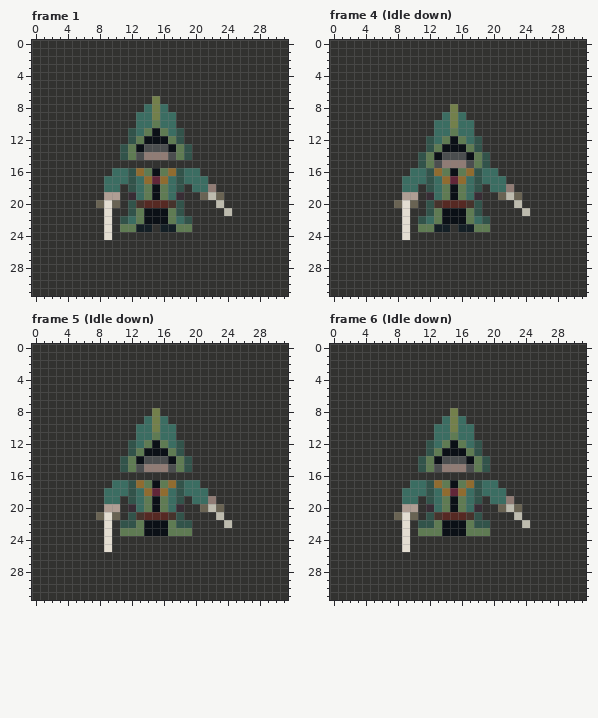
A pixel-art file gets an edit: Assets/Sprites/Hero.ase. Above: the version before the commit.
32x32 pixels, 28 frames. Colours within 5 levels of each other are drawn and written as one. Shown: frame 1, frame 4 (Idle down), frame 5 (Idle down), frame 6 (Idle down). The commit also changed other frames, which this record leaves out.
The result:
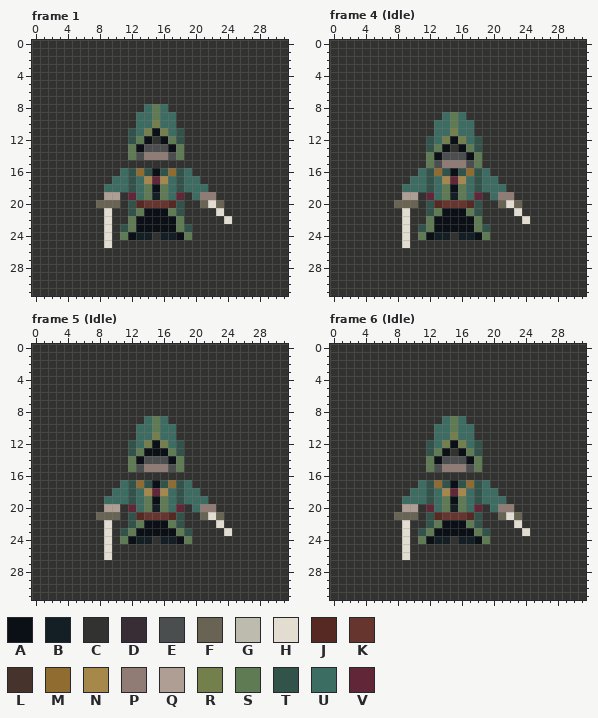
Palette (. is transparent): A #0b1016  B #141f25  C #323230  D #382d35  E #4b4e4f  F #696353  G #bdbbae  H #e3ddd1  J #562923  K #66352e  L #46332c  M #906c30  N #a6884a  P #907c75  Q #af9e94  R #73804b  S #5f7b53  T #32534a  U #3b6d62  V #612638
Diff:
layer "Arm 2" added
layer "Dagger1" removed
Frame 1:
y 7: x 15 R -> C
y 8..9: x 15 R -> S
y 10: x 15 S -> R
y 11: x 14 S -> R; x 16 S -> R
y 12: x 15 A -> C
y 13..14: x 11 T -> C; x 19 T -> C
y 16: x 10 U -> C; x 14 S -> T; x 16 S -> T; x 20 U -> C
y 17: x 9 U -> C; x 14 M -> N; x 16 M -> N; x 21 U -> C
y 18: x 11 C -> U; x 19 C -> U; x 22 P -> C
y 19: x 12 D -> V; x 15 A -> B; x 18 D -> V; x 20..23 CFGF -> UPPC
y 20: x 9 H -> F; x 13..17 LJJJL -> JKKKJ; x 21..23 CCG -> FHF
y 21: x 23..24 CG -> HC
y 22: x 11..13 TUS -> CSA; x 17..19 SUT -> ASC; x 24 C -> H
y 23: x 11 S -> T; x 13..17 BBCBB -> AAAAA; x 19 S -> T
y 24: x 11..14 CCCC -> SABB; x 16..19 CCCC -> BBAS
y 25: x 9 C -> H
Frame 4 (Idle):
y 8: x 15 R -> C
y 9..10: x 15 R -> S
y 11: x 15 S -> R
y 12: x 14 S -> R; x 16 S -> R
y 13: x 15 A -> C
y 14..15: x 11 T -> C; x 19 T -> C
y 16: x 10 U -> C; x 14 S -> T; x 16 S -> T; x 20 U -> C
y 17: x 9 U -> C; x 14 M -> N; x 16 M -> N; x 21 U -> C
y 18: x 11 C -> U; x 19 C -> U; x 22 P -> C
y 19: x 12 D -> V; x 15 A -> B; x 18 D -> V; x 20..23 CFGF -> UPPC
y 20: x 9 H -> F; x 13..17 LJJJL -> JKKKJ; x 21..23 CCG -> FHF
y 21: x 23..24 CG -> HC
y 22: x 11..13 TUS -> CSA; x 17..19 SUT -> ASC; x 24 C -> H
y 23: x 11 S -> T; x 13..17 BBCBB -> AAAAA; x 19 S -> T
y 24: x 11..14 CCCC -> SABB; x 16..19 CCCC -> BBAS
y 25: x 9 C -> H
Frame 5 (Idle):
y 8: x 15 R -> C
y 9..10: x 15 R -> S
y 11: x 15 S -> R
y 12: x 14 S -> R; x 16 S -> R
y 14..15: x 11 T -> C; x 19 T -> C
y 17: x 10 U -> C; x 14 S -> T; x 16 S -> T; x 20 U -> C
y 18: x 9 U -> C; x 14 M -> N; x 16 M -> N; x 21 U -> C
y 19: x 11 C -> U; x 19 C -> U; x 22 P -> C
y 20: x 12 D -> V; x 15 A -> B; x 18 D -> V; x 20..23 CFGF -> UPPC
y 21: x 9 H -> F; x 13..17 LJJJL -> JKKKJ; x 21..23 CCG -> FHF
y 22: x 11 T -> C; x 19 T -> C; x 23..24 CG -> HC
y 23: x 11 S -> T; x 13 S -> A; x 17 S -> A; x 19 S -> T; x 24 C -> H
y 24: x 11..14 CCCC -> SABB; x 16..19 CCCC -> BBAS
y 26: x 9 C -> H
Frame 6 (Idle):
y 8: x 15 R -> C
y 9..10: x 15 R -> S
y 11: x 15 S -> R
y 12: x 14 S -> R; x 16 S -> R
y 13: x 15 A -> C
y 14..15: x 11 T -> C; x 19 T -> C
y 17: x 10 U -> C; x 14 S -> T; x 16 S -> T; x 20 U -> C
y 18: x 9 U -> C; x 14 M -> N; x 16 M -> N; x 21 U -> C
y 19: x 11 C -> U; x 19 C -> U; x 22 P -> C
y 20: x 12 D -> V; x 15 A -> B; x 18 D -> V; x 20..23 CFGF -> UPPC
y 21: x 9 H -> F; x 13..17 LJJJL -> JKKKJ; x 21..23 CCG -> FHF
y 22: x 11 T -> C; x 19 T -> C; x 23..24 CG -> HC
y 23: x 11 S -> T; x 13 S -> A; x 17 S -> A; x 19 S -> T; x 24 C -> H
y 24: x 11..14 CCCC -> SABB; x 16..19 CCCC -> BBAS
y 26: x 9 C -> H
Where, in picture pixels (left, top, right, bottom), the same in both pictures:
changed: (104, 96, 232, 248)
changed: (402, 104, 530, 248)
changed: (104, 408, 232, 560)
changed: (402, 408, 530, 560)
